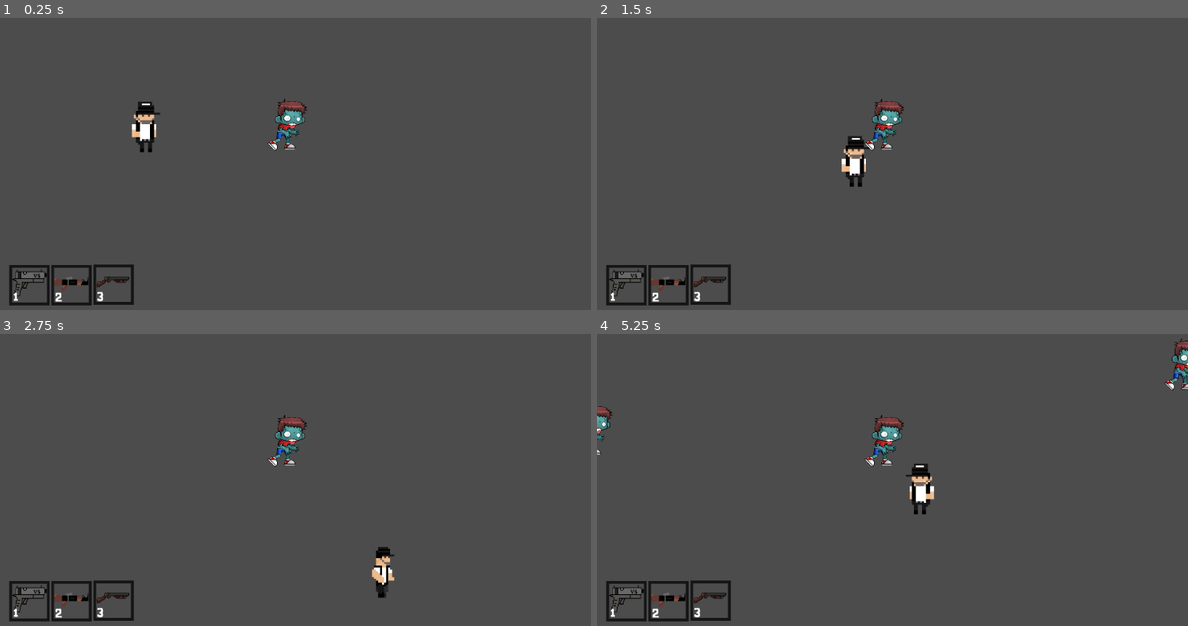
Above: before the commit, frames 1-4 (two rows, left to right).
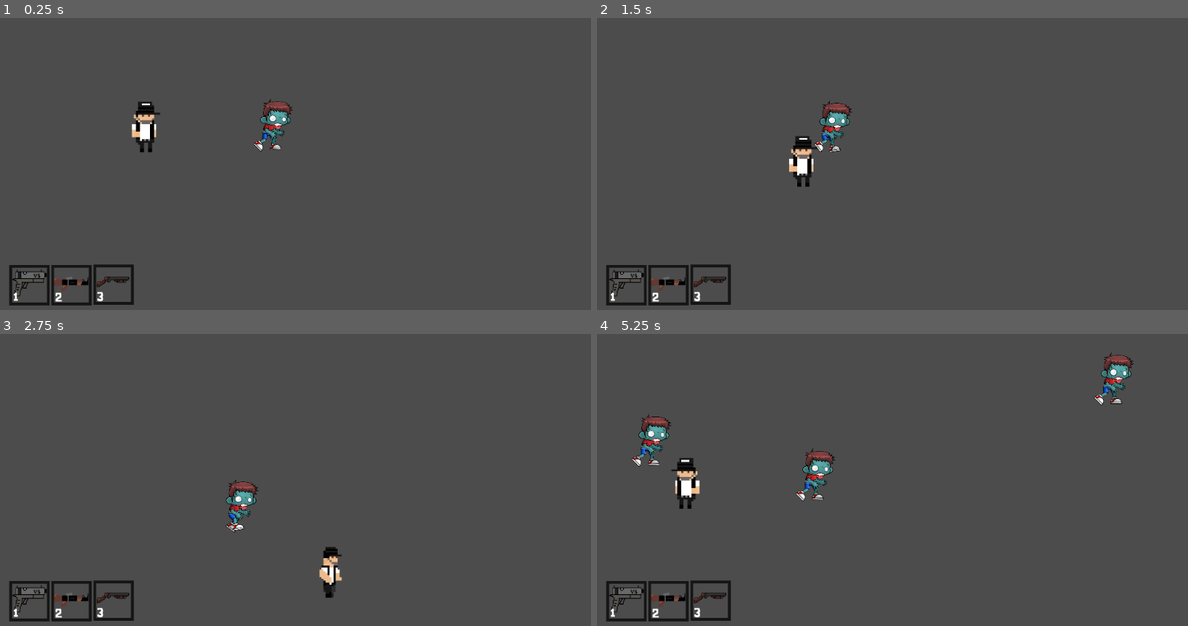
Above: after the commit, the same moments.

Repository: Vincius-dev/Game-CoronaVapo
Game: Godot game, scene res://scenes/Main.tscn
Same seed, same stepped clock (60 frames per second), same inputs: the game is played once before the commit and once after it.
Inputs:
- Up to frame 1 (0.25 s): no input
- Up to frame 2 (1.5 s): hold Right (right) 0.53-1.28 s; tap 1 (Slot1) at 0.6 s; hold Down (down) from 1.28 s (still down); tap 2 (Slot2) at 1.35 s
- Up to frame 3 (2.75 s): release Down (down) at 2.03 s; hold Right (right) from 2.03 s (still down); tap 3 (Slot3) at 2.1 s
- Up to frame 4 (5.25 s): release Right (right) at 2.78 s; hold Up (up) 2.78-3.53 s; tap one key every 0.75 s from 2.85 s: Z (shot) 1 (Slot1) 2 (Slot2) 3 (Slot3); hold Left (left) 3.53-5.03 s; hold Down (down) from 5.03 s (still down)

The runs differ from the first frame. In frame 1, 0.9% of the frame differs, in the area x 43-52%, y 27-46%; in frame 2, 2.2%; in frame 3, 2.0%; in frame 4, 3.9%, in the area x 0-100%, y 1-62%.
Error before the commit: Invalid get index 'position' (on base: 'null instance'). (res://scripts/Zumbi.gd:14)

Commit message:
ZumbiUpdate

Diff:
--- a/ProjectTecnico/scenes/Main.tscn
+++ b/ProjectTecnico/scenes/Main.tscn
@@ -45,5 +45,5 @@
 
 [node name="PathFollow2D2" type="PathFollow2D" parent="Path2D2"]
 position = Vector2( 1024.43, 81.889 )
-rotation = 1.57382
+rotation = 1.57385
 [connection signal="timeout" from="ZumbiTimer" to="." method="zumbispawn"]
--- a/ProjectTecnico/scenes/Player.tscn
+++ b/ProjectTecnico/scenes/Player.tscn
@@ -23,9 +23,9 @@
 "name": "Idle",
 "speed": 5.0
 }, {
-"frames": [ ExtResource( 11 ), ExtResource( 8 ) ],
-"loop": false,
-"name": "AK_Shot",
+"frames": [ ExtResource( 15 ), ExtResource( 14 ), ExtResource( 13 ) ],
+"loop": true,
+"name": "Shotgun_Shot",
 "speed": 5.0
 }, {
 "frames": [ ExtResource( 7 ), ExtResource( 12 ), ExtResource( 10 ) ],
@@ -33,14 +33,14 @@
 "name": "Glock_Shot",
 "speed": 5.0
 }, {
-"frames": [ ExtResource( 15 ), ExtResource( 14 ), ExtResource( 13 ) ],
-"loop": true,
-"name": "Shotgun_Shot",
-"speed": 5.0
-}, {
 "frames": [ ExtResource( 4 ), ExtResource( 3 ), ExtResource( 5 ), ExtResource( 6 ) ],
 "loop": true,
 "name": "Run",
+"speed": 5.0
+}, {
+"frames": [ ExtResource( 11 ), ExtResource( 8 ) ],
+"loop": false,
+"name": "AK_Shot",
 "speed": 5.0
 } ]
 
--- a/ProjectTecnico/scenes/Zumbi.tscn
+++ b/ProjectTecnico/scenes/Zumbi.tscn
@@ -12,11 +12,11 @@
 [ext_resource path="res://sprites/Zumbi/walk (5).png" type="Texture" id=10]
 [ext_resource path="res://scripts/Zumbi.gd" type="Script" id=11]
 
-[sub_resource type="SpriteFrames" id=1]
+[sub_resource type="SpriteFrames" id=4]
 animations = [ {
 "frames": [ ExtResource( 5 ), ExtResource( 1 ), ExtResource( 2 ), ExtResource( 6 ), ExtResource( 10 ), ExtResource( 3 ), ExtResource( 7 ), ExtResource( 4 ), ExtResource( 8 ), ExtResource( 9 ) ],
 "loop": true,
-"name": "Walk",
+"name": "default",
 "speed": 10.0
 } ]
 
@@ -28,7 +28,7 @@
 radius = 27.3159
 height = 30.2155
 
-[node name="Zumbi" type="StaticBody2D" groups=[
+[node name="Zumbi" type="KinematicBody2D" groups=[
 "inimigos",
 ]]
 collision_layer = 4
@@ -36,9 +36,9 @@
 
 [node name="Sprite" type="AnimatedSprite" parent="."]
 scale = Vector2( 0.209302, 0.195761 )
-frames = SubResource( 1 )
+frames = SubResource( 4 )
 animation = "Walk"
-frame = 2
+playing = true
 
 [node name="Shape" type="CollisionShape2D" parent="."]
 position = Vector2( -0.594604, 0.594597 )
--- a/ProjectTecnico/scripts/Zumbi.gd
+++ b/ProjectTecnico/scripts/Zumbi.gd
@@ -1,17 +1,17 @@
-extends StaticBody2D
+extends KinematicBody2D
 var vida = 6
-const speed = 200
+const speed = 100
+
+var velocity = Vector2()
 
 func _ready():
 
 	pass
 
-func _process(delta):
-
-	pass
-
 func _physics_process(delta):
-	var toplayer = ($"res://scenes/Player.tscn".position - position.normalized())
+	var toPlayer = ($"../Player".position - position).normalized()
+	velocity = toPlayer * speed
+	move_and_collide(velocity*delta)
 
 	pass
 
